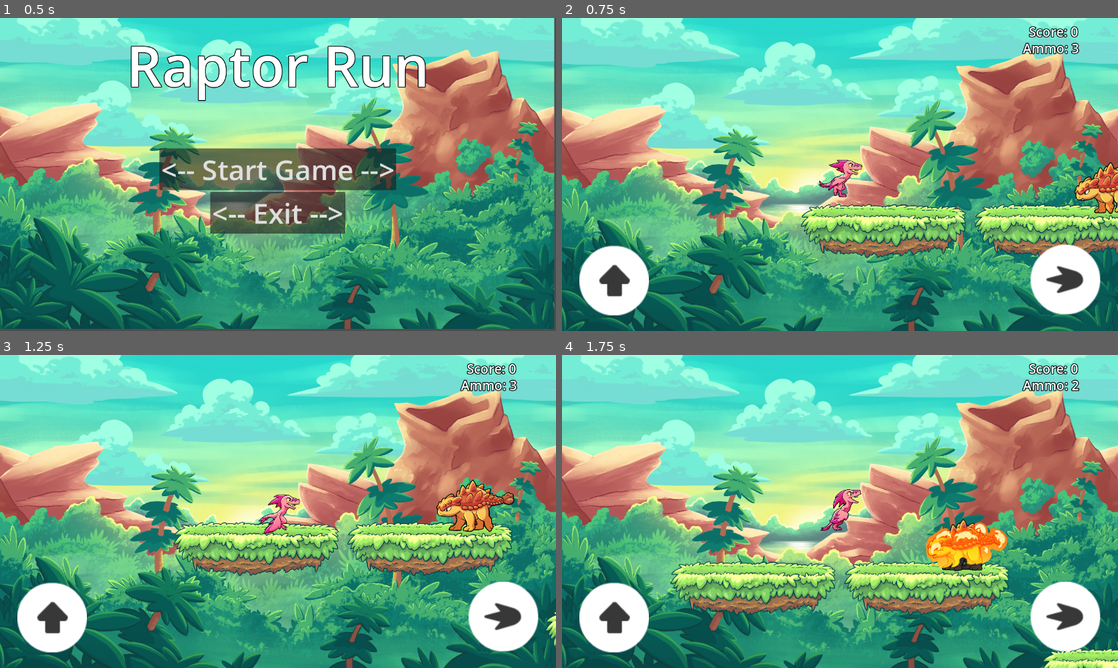
Above: before the commit, frames 1-4 (two rows, left to right).
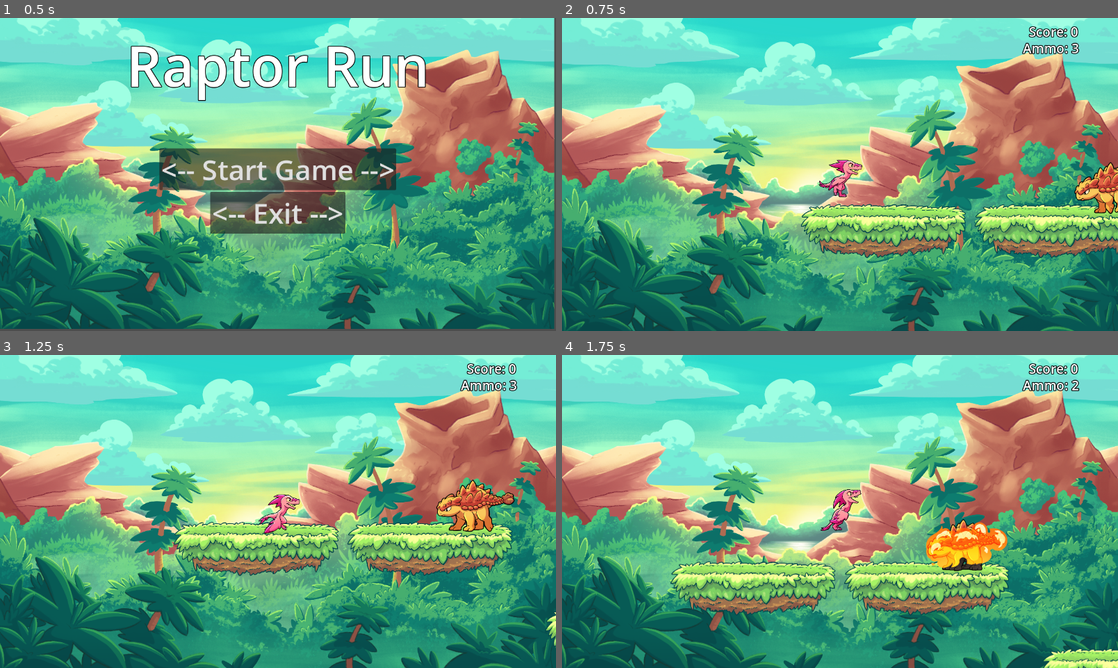
Above: after the commit, the same moments.

Repository: els-gamecraft/godot4-raptor-run
Game: Godot game, scene res://scenes/menu.tscn
The game is run twice, just before and just after one commit, with the same random seed, the same clock (stepped at 60 frames per second) and the same inputs.
Inputs:
- Up to frame 1 (0.5 s): no input
- Up to frame 2 (0.75 s): click "<-- Start Game -->" at 0.5 s
- Up to frame 3 (1.25 s): no input
- Up to frame 4 (1.75 s): hold Ctrl (fire) from 1.28 s (still down); tap Space (jump) at 1.52 s

Frame 1 is identical in both runs. In frame 2, 4.5% of the frame differs, in the area x 3-97%, y 72-96%; in frame 3, 4.5%; in frame 4, 4.5%.

Commit message:
Update touchscreen

Diff:
--- a/project.godot
+++ b/project.godot
@@ -43,3 +43,7 @@
 2d_physics/layer_1="Enviorment"
 2d_physics/layer_2="Player"
 2d_physics/layer_3="Enemy"
+
+[rendering]
+
+renderer/rendering_method="mobile"
--- a/scenes/enemy.tscn
+++ b/scenes/enemy.tscn
@@ -204,9 +204,8 @@
 
 [node name="AnimatedSprite2D" type="AnimatedSprite2D" parent="."]
 sprite_frames = SubResource("SpriteFrames_yv0jc")
-animation = &"walk"
+animation = &"death"
 autoplay = "idle"
-frame_progress = 0.574238
 
 [node name="CollisionShape2D" type="CollisionShape2D" parent="."]
 position = Vector2(-15, 35)
--- a/scenes/main.tscn
+++ b/scenes/main.tscn
@@ -38,6 +38,7 @@
 texture_pressed = ExtResource("7_70p6v")
 shape = SubResource("CircleShape2D_g4yyd")
 action = "jump"
+visibility_mode = 1
 
 [node name="FireTouchScreenButton" type="TouchScreenButton" parent="Camera2D"]
 z_index = 99
@@ -48,6 +49,7 @@
 texture_pressed = ExtResource("4_jb36g")
 shape = SubResource("CircleShape2D_brydp")
 action = "fire"
+visibility_mode = 1
 
 [node name="Environment" type="Node2D" parent="."]
 
Not shown, changed: assets/assets/sounds/background_music.mp3.import
